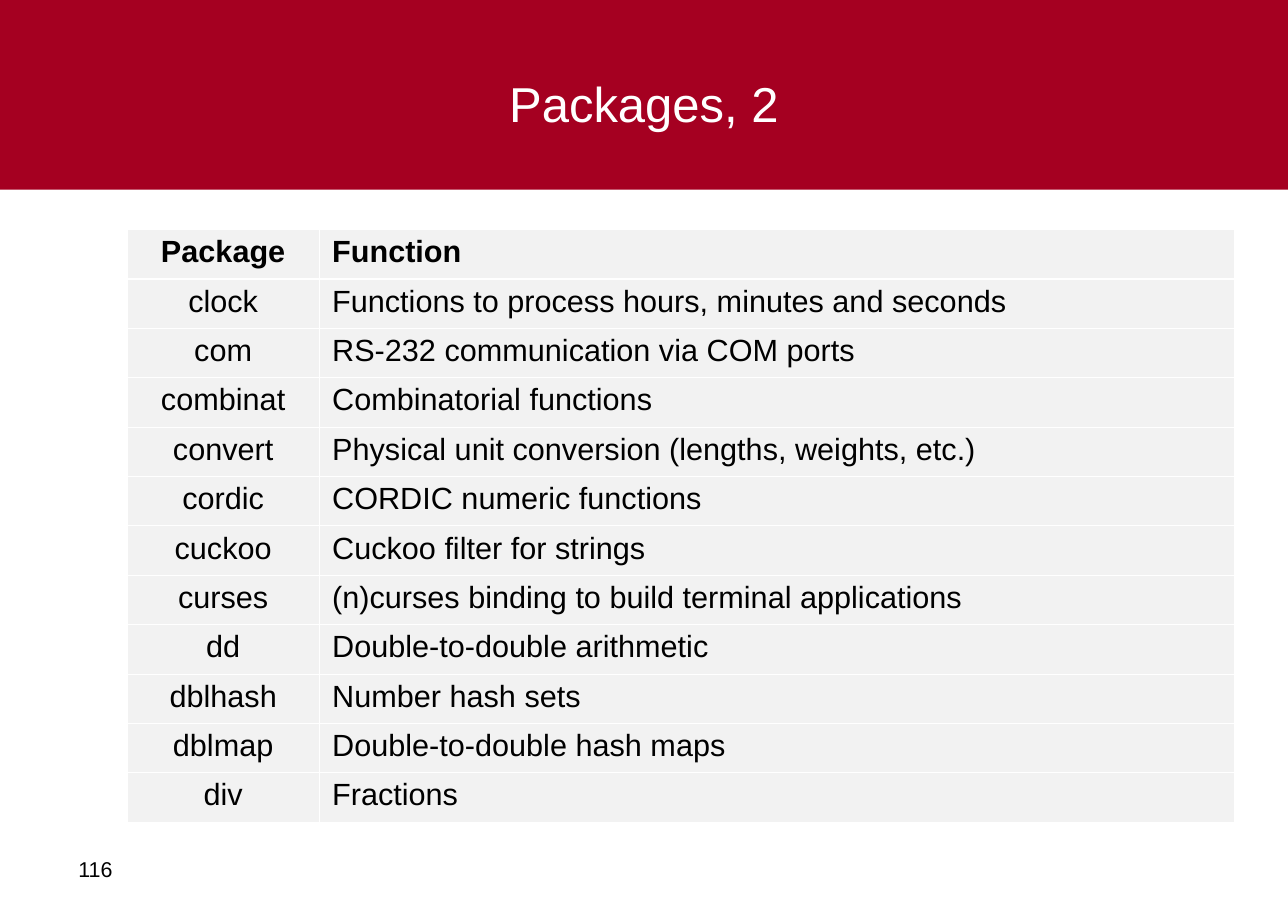
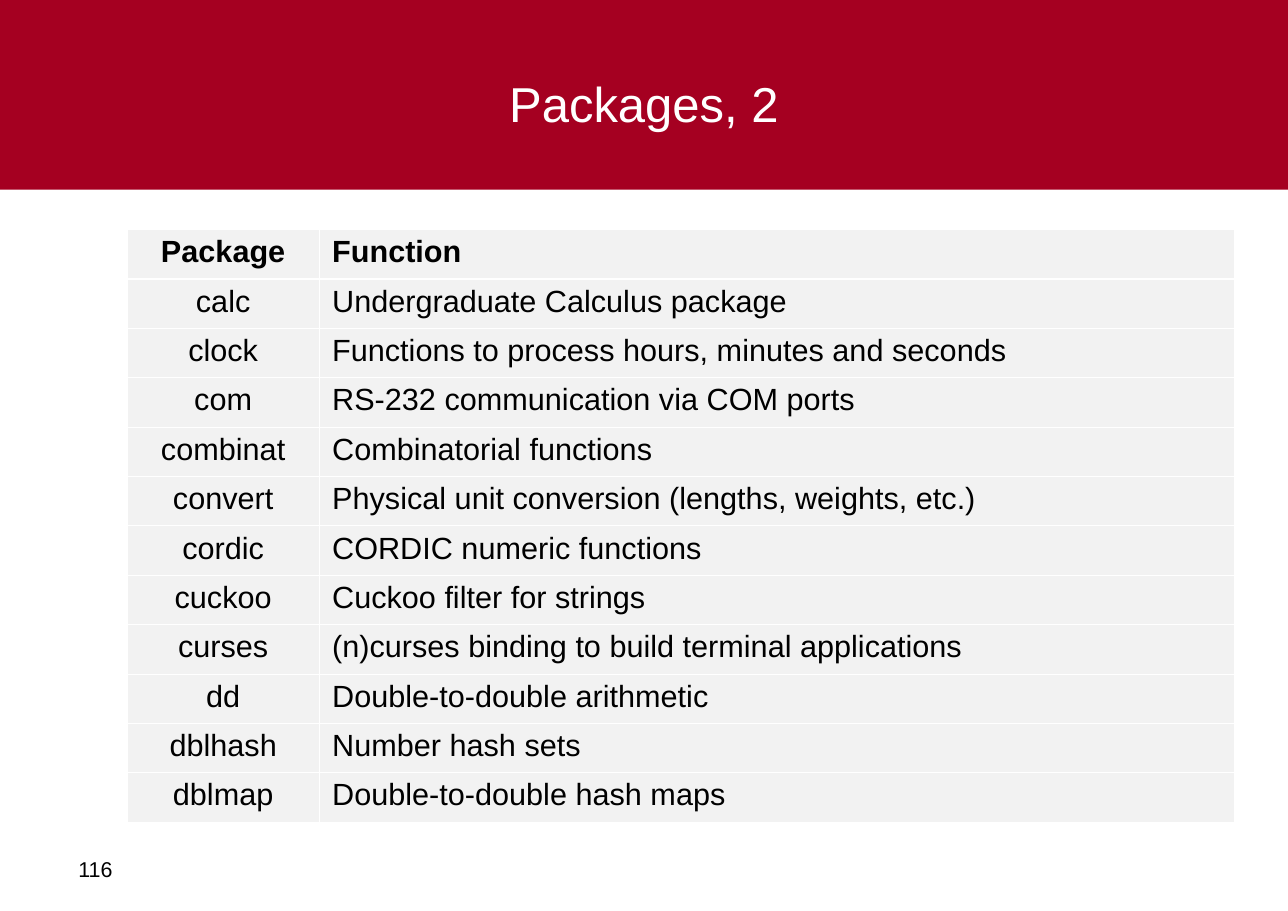
Before and after one commit to al-agena/Agena, a slide deck: slide 116 of doc/agena-crashcourse.ppt. Drawn at 1288x911 pixels with LibreOffice and Linux fonts; fonts in the diff are those of the drawing; background and template pictures are left out. Boxes give left, top, right and bottom in pixels: in the first picture for what was removed or moved away, otherwise in the second. Text is boxed around its words. In the diff, an @@ line names an element or a change of style, - is before the commit and + after.

```diff
--- a/doc/agena-crashcourse.ppt
+++ b/doc/agena-crashcourse.ppt
@@ table at box(127, 229, 1234, 821) @@
+row 2: calc | Undergraduate Calculus package
-row 12: div | Fractions
```
Also in this commit, not shown: 7 other slides changed, 6 other files.
